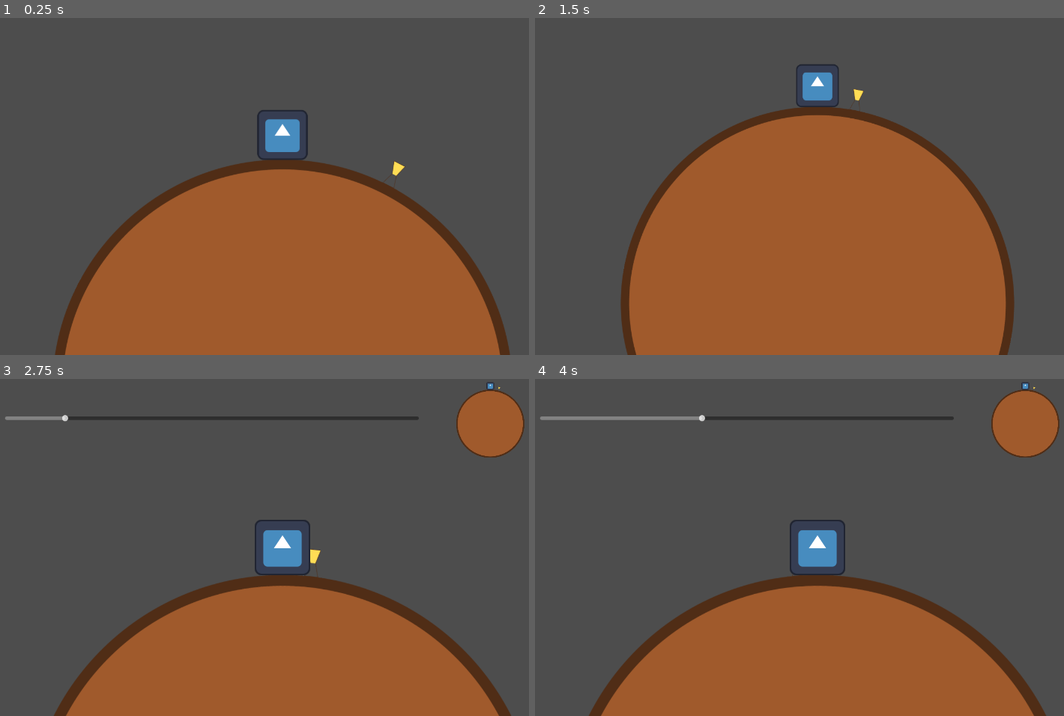
Above: before the commit, frames 1-4 (two rows, left to right).
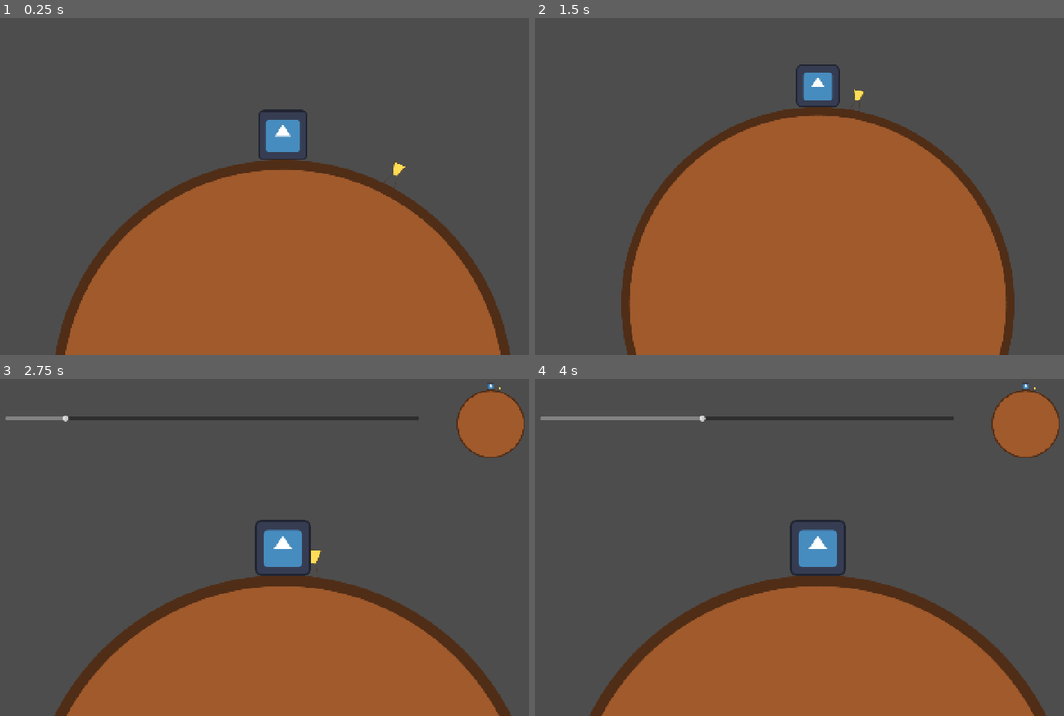
Above: after the commit, the same moments.

Repository: RajwolChapagain/GMTK-2025
Game: Godot game, scene res://scenes/main.tscn
The game is run twice, just before and just after one commit, with the same random seed, the same clock (stepped at 60 frames per second) and the same inputs. The engine's default icon, where the game draws it, is replaced by a stand-in: a white triangle on a blue panel in a dark square.
Inputs:
- Up to frame 1 (0.25 s): no input
- Up to frame 2 (1.5 s): hold Right (move_right) 0.53-1.28 s; hold Left (move_left) from 1.28 s (still down)
- Up to frame 3 (2.75 s): release Left (move_left) at 2.03 s; hold Right (move_right) from 2.03 s (still down)
- Up to frame 4 (4 s): release Right (move_right) at 3.53 s; hold Left (move_left) from 3.53 s (still down)

The runs differ from the first frame. In frame 1, 0.5% of the frame differs, in the area x 10-97%, y 27-100%; in frame 2, 0.5%; in frame 3, 0.6%, in the area x 0-100%, y 1-100%; in frame 4, 0.6%.

Commit message:
Make state names and export variable

Diff:
--- a/project.godot
+++ b/project.godot
@@ -19,6 +19,7 @@
 
 window/size/viewport_width=1376
 window/size/viewport_height=774
+window/stretch/mode="canvas_items"
 
 [input]
 
--- a/scenes/hourglass.tscn
+++ b/scenes/hourglass.tscn
@@ -5,6 +5,7 @@
 
 [node name="Hourglass" type="Node2D"]
 script = ExtResource("1_21rql")
+state_names = Array[StringName]([&"sand_state"])
 
 [node name="Sprite2D" type="Sprite2D" parent="."]
 texture = ExtResource("1_136ty")
--- a/scripts/hourglass.gd
+++ b/scripts/hourglass.gd
@@ -1,14 +1,19 @@
 extends Node2D
+
+@export var state_names: Array[StringName]
 
 enum SAND_STATES { TOP_FULL, TOP_HALF, TOP_EMPTY }
 var sand_state = SAND_STATES.TOP_FULL
-var state_names = ["sand_state"]
 
 func get_state() -> Dictionary:
 	var state = {}
 
 	for state_name in state_names:
-		state[state_name] = get(state_name)
+		var value = get(state_name)
+		if value != null:
+			state[state_name] = value
+		else:
+			printerr('Error: state "' + state_name + '" not found in ' + name)
 
 	return state
 
